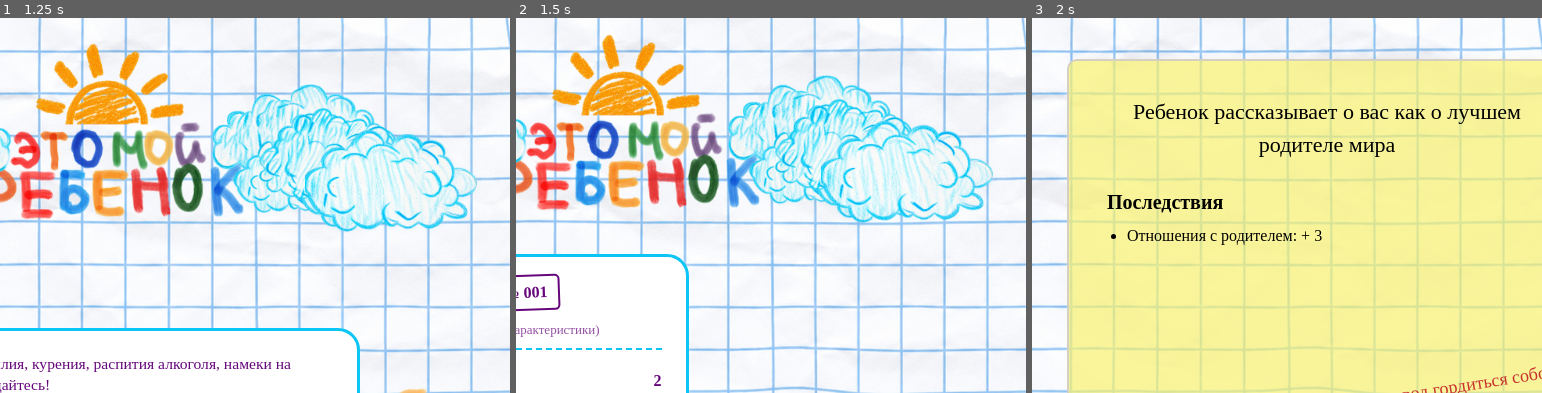
Above: before the commit, frames 1-3 (left to right).
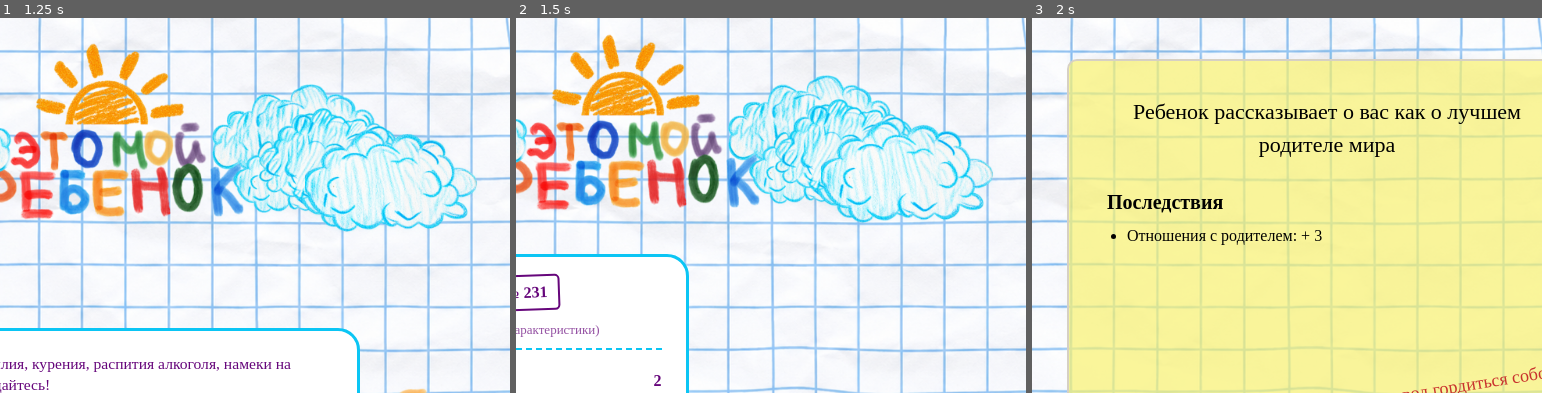
Above: after the commit, the same moments.

Repository: petmila/game_this_is_our_child
Game: browser game, page index.html
The game is run twice, just before and just after one commit, with the same random seed, the same clock (stepped at 60 frames per second) and the same inputs.
Inputs (mouse positions are % of the whole screen's width and height, from its top left):
- Up to frame 1 (1.25 s): no input
- Up to frame 2 (1.5 s): click (87, 65) at 1.27 s
- Up to frame 3 (2 s): click (69, 67) at 1.87 s
The pictures show only the part of the screen within x 40-90%, y 12-62%; the shares and areas given below are measured in that part.

Frame 1 is identical in both runs. In frame 2, less than 0.1% of the frame differs, in the area x 1-5%, y 71-75%; in frame 3, nothing differs.

Commit message:
random personal file number

Diff:
--- a/index.html
+++ b/index.html
@@ -51,7 +51,7 @@
             <!-- <h2>Личное дело вашего ребенка</h2> -->
               <div class="stats-box">
               <div class="personal-file__header">
-                <span class="personal-file__label">ЛИЧНОЕ ДЕЛО № 001</span>
+                <span class="personal-file__label">ЛИЧНОЕ ДЕЛО № <span class="file-number"></span></span>
                 <span class="personal-file__stage">До пубертата (начальные характеристики)</span>
               </div>
               <div class="personal-file__stats">
@@ -133,7 +133,7 @@
           <!-- <p>Спасибо за эту игру! Даже если не все получилось, вы переживали за своего ребенка, а это главное качество хорошего родителя.</p> -->
           <div class="stats-box final-stats">
             <div class="personal-file__header">
-              <span class="personal-file__label">ЛИЧНОЕ ДЕЛО № 001</span>
+              <span class="personal-file__label">ЛИЧНОЕ ДЕЛО № <span class="file-number"></span></span>
               <span class="personal-file__stage">После пубертата</span>
             </div>
             <div class="final-stats__columns">
--- a/js/game.js
+++ b/js/game.js
@@ -13,21 +13,11 @@
 
 initializeGame();
 
-const startButton =
-  document.getElementById("startButton");
-
-const continueButton =
-  document.getElementById("continueButton");
-
-const nextButton =
-  document.getElementById("nextButton");
-
-const sliderTrack =
-  document.getElementById("sliderTrack");
-
-const contentArea =
-  document.getElementById("contentArea");
-
+const startButton = document.getElementById("startButton");
+const continueButton = document.getElementById("continueButton");
+const nextButton = document.getElementById("nextButton");
+const sliderTrack = document.getElementById("sliderTrack");
+const contentArea = document.getElementById("contentArea");
 
 /* =========================
    GAME DATA
@@ -142,15 +132,12 @@
 ========================= */
 
 function showScreen(screenId) {
-  const screens =
-    document.querySelectorAll(".screen");
+  const screens = document.querySelectorAll(".screen");
   screens.forEach(screen => {
     screen.classList.add("hidden");
-
-  });
-
-  const activeScreen =
-    document.getElementById(screenId);
+  });
+
+  const activeScreen = document.getElementById(screenId);
   activeScreen.classList.remove("hidden");
 }
 
@@ -183,8 +170,7 @@
 
   let pointsLeft = totalPoints - minStat * statNames.length;
   while (pointsLeft > 0) {
-    const randomStat =
-      statNames[Math.floor(Math.random() * statNames.length)];
+    const randomStat = statNames[Math.floor(Math.random() * statNames.length)];
 
     if (stats[randomStat] < maxStat) {
       stats[randomStat]++;
@@ -202,11 +188,21 @@
   document.getElementById("statBehavior").textContent = stats["В"];
 }
 
+function generateFileNumber() {
+  return String(Math.floor(Math.random() * 1000))
+    .padStart(3, "0");
+}
+
 function pickStats() {
   startMusic();
 
   stats = randomizeStats();
   initialStats = { ...stats };
+  const fileNumber = generateFileNumber();
+  document.querySelectorAll(".file-number")
+    .forEach(element => {
+      element.textContent = fileNumber;
+    });
   showStats();
   showScreen("pickStatsScreen");
 }
